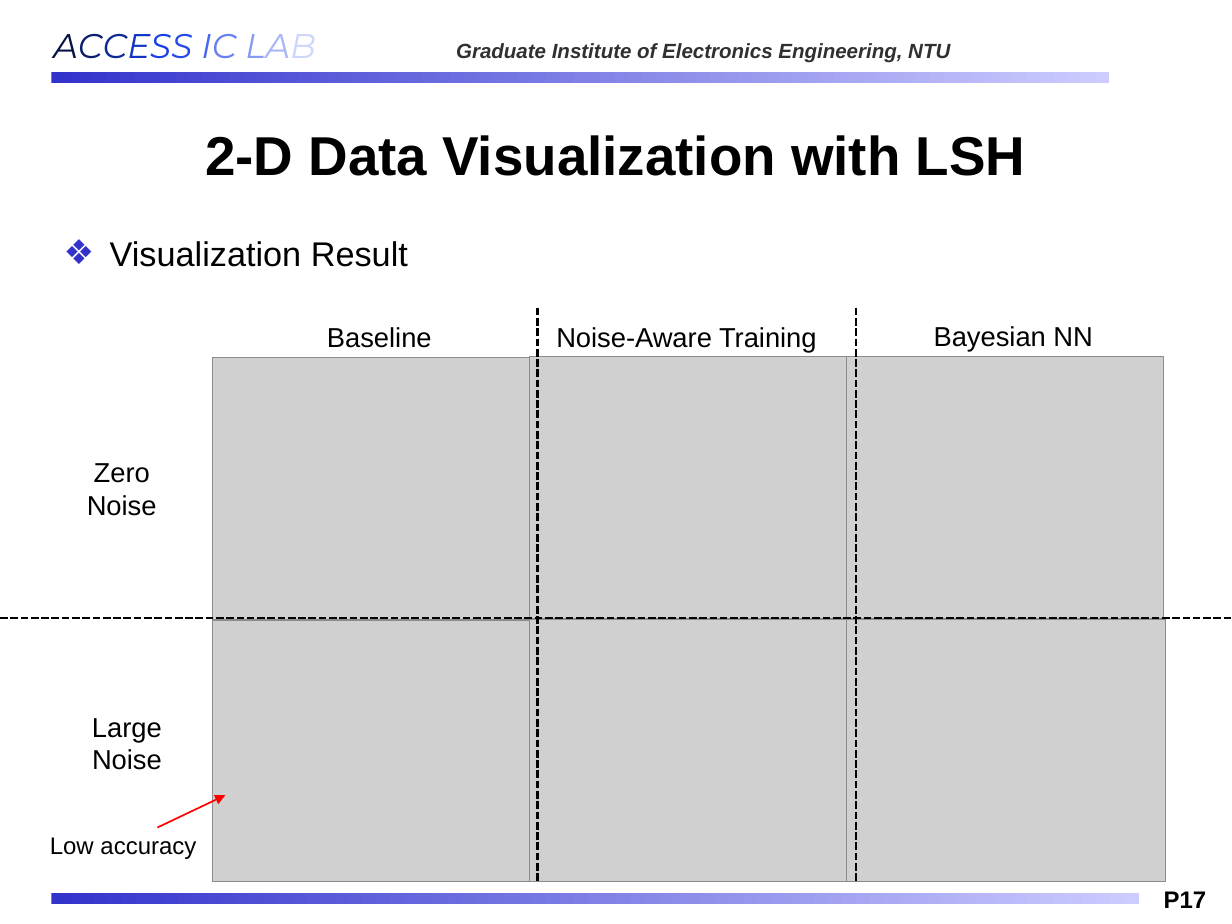
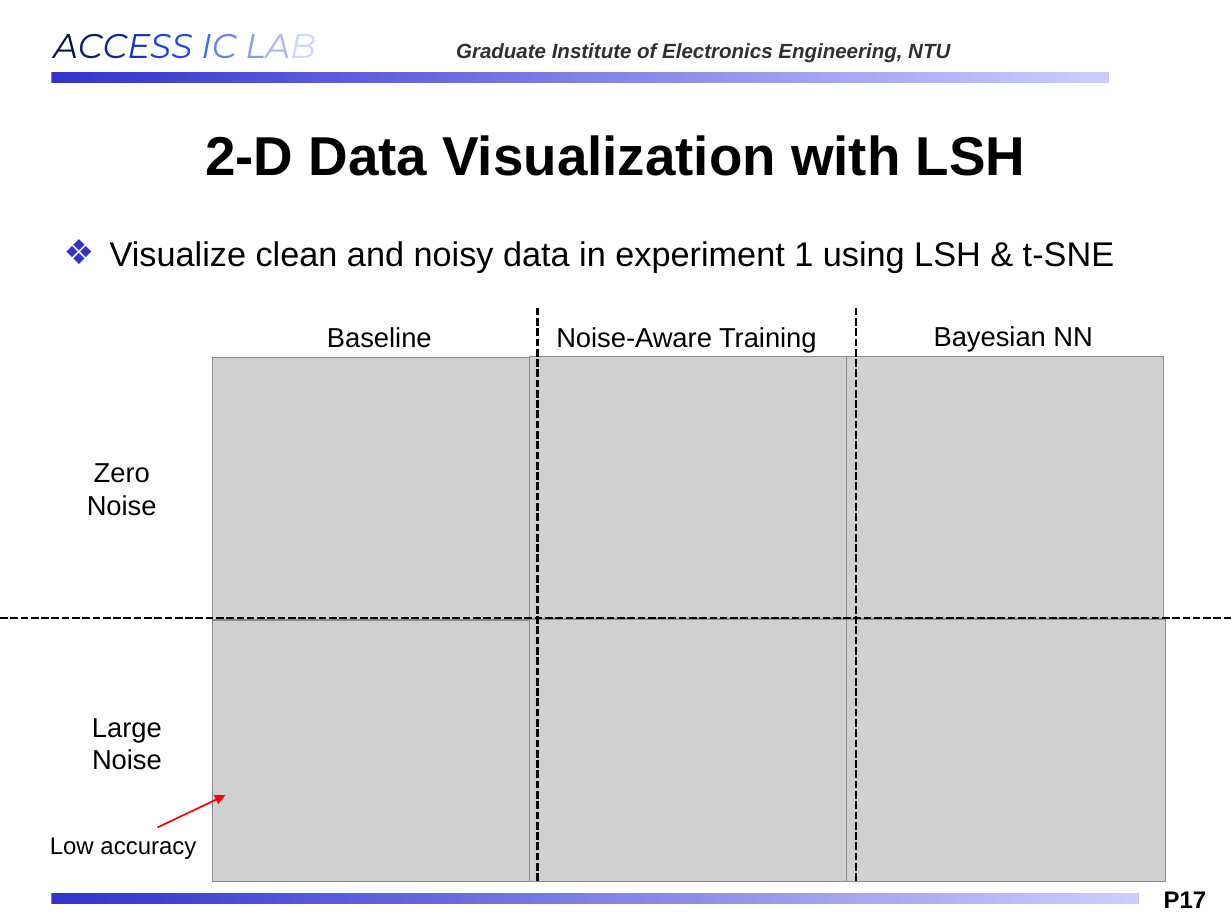
Before and after one commit to Oniontow/AndyWu_Project, a slide deck: slide 17 of b11901027_王仁軒.pptx. Drawn at 1232x924 pixels with LibreOffice and Linux fonts; fonts in the diff are those of the drawing; grey boxes stand for pictures; background and template pictures are left out. Boxes give left, top, right and bottom in pixels: in the first picture for what was removed or moved away, otherwise in the second. Text is boxed around its words. In the diff, an @@ line names an element or a change of style, - is before the commit and + after.

```diff
--- a/b11901027_王仁軒.pptx
+++ b/b11901027_王仁軒.pptx
@@ text at box(110, 241, 1114, 272): text changed @@
-❖ Visualization Result
+❖ Visualize clean and noisy data in experiment 1 using LSH & t-SNE
```
Also in this commit, not shown: 2 other slides changed, 2 slides added, 1 slide removed, 2 other files.
